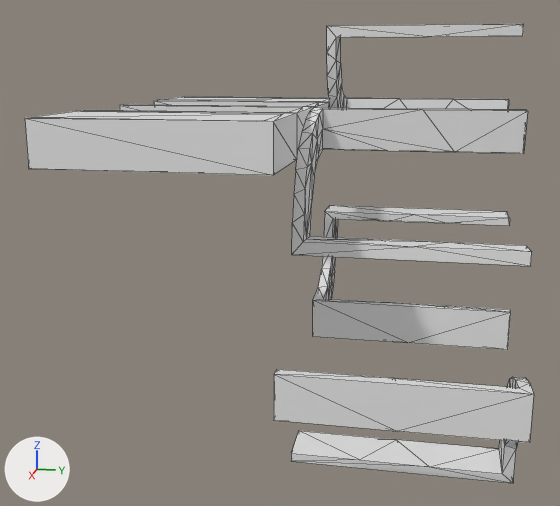
The OBJ model data/bmc/SET_4W2C/t_057.obj, before and after one commit.
Both versions are drawn from a 50 mm camera at (1.925, 0.298, 0.407) aimed at (0.033, -0.08, -0.066). Arrows for +X, +Y and +Z are at lower left; the lights stay in place. Mesh edges are drawn as thin lines. Where no turn or scale is listed for an object, it has been applied to the vertices.

In view in the first picture: 't_057'.
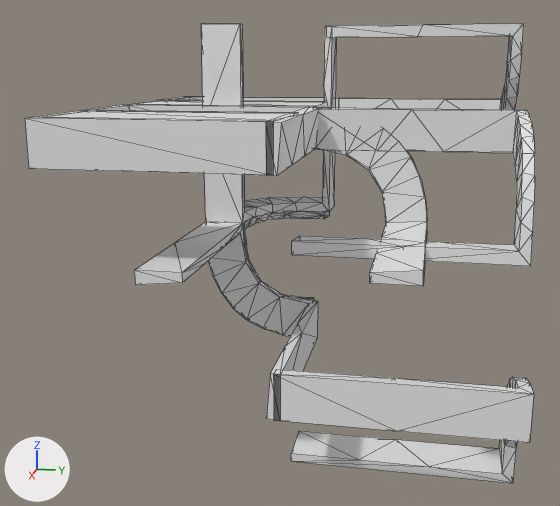
Pixel boxes [x1, y1, x2, y2] of what changed, in the pictures (560 x 506 px; the box of a moved part takes in the faces that stretch with it):
't_057', reshaped: before [25, 24, 534, 483]; after [25, 23, 535, 483]
part 1 of me_t_057, added: after [134, 23, 337, 420]
part 2 of me_t_057, added: after [266, 107, 427, 286]
part 3 of me_t_057, moved or reshaped: before [29, 24, 532, 350]; after [29, 24, 535, 266]

The change in detail:
me_t_057 is used by ob_t_057; location (0.0, 0.0, 0.0).
me_t_057 had 236 vertices, 476 faces and spanned x -0.5..0.5, y -0.5..0.5, z -0.5..0.501.
me_t_057 now has 448 vertices, 868 faces and spans x -0.5..0.5, y -0.5..0.5, z -0.5..0.501.
me_t_057 part 1: a new loose piece of 220 vertices spanning x -0.301..0.5, y -0.287..0.014, z -0.301..0.5.
me_t_057 part 2: a new loose piece of 44 vertices spanning x 0.0..0.5, y -0.014..0.286, z 0.0..0.3.
me_t_057 part 3: 12 vertices moved from x -0.496..0.204, y 0.025..0.342, z -0.001..0.501 to x -0.496..0.304, y 0.158..0.5, z -0.001..0.501; 144 vertices removed from x -0.475..0.475, y -0.5..0.5, z -0.299..0.48; 92 vertices added at x -0.475..0.475, y -0.475..0.5, z 0.02..0.48.
